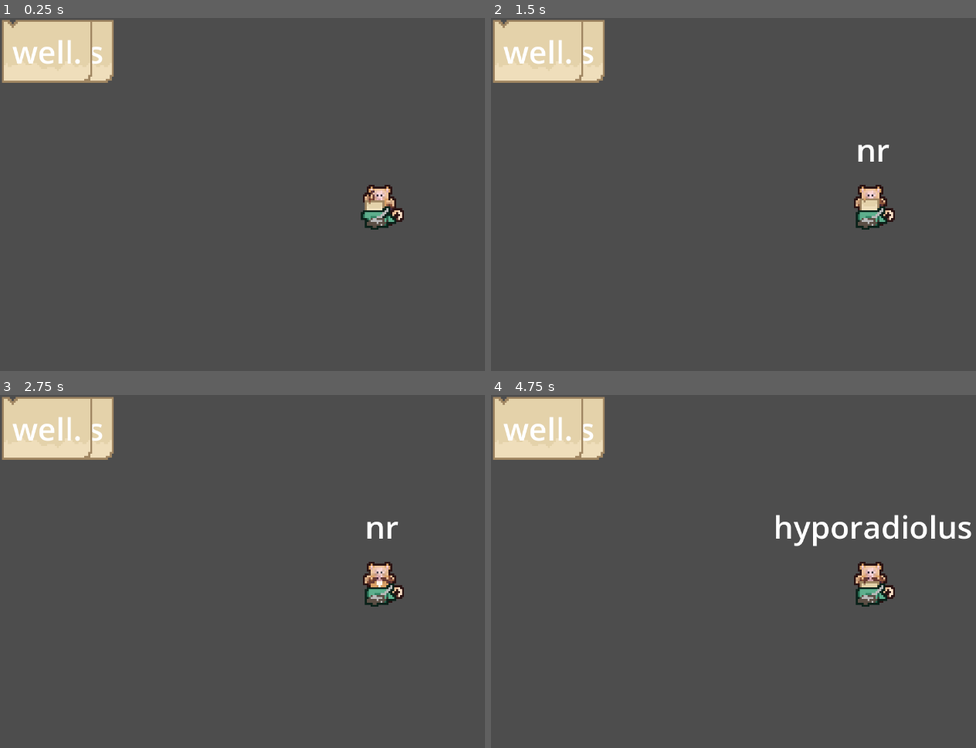
Above: before the commit, frames 1-4 (two rows, left to right).
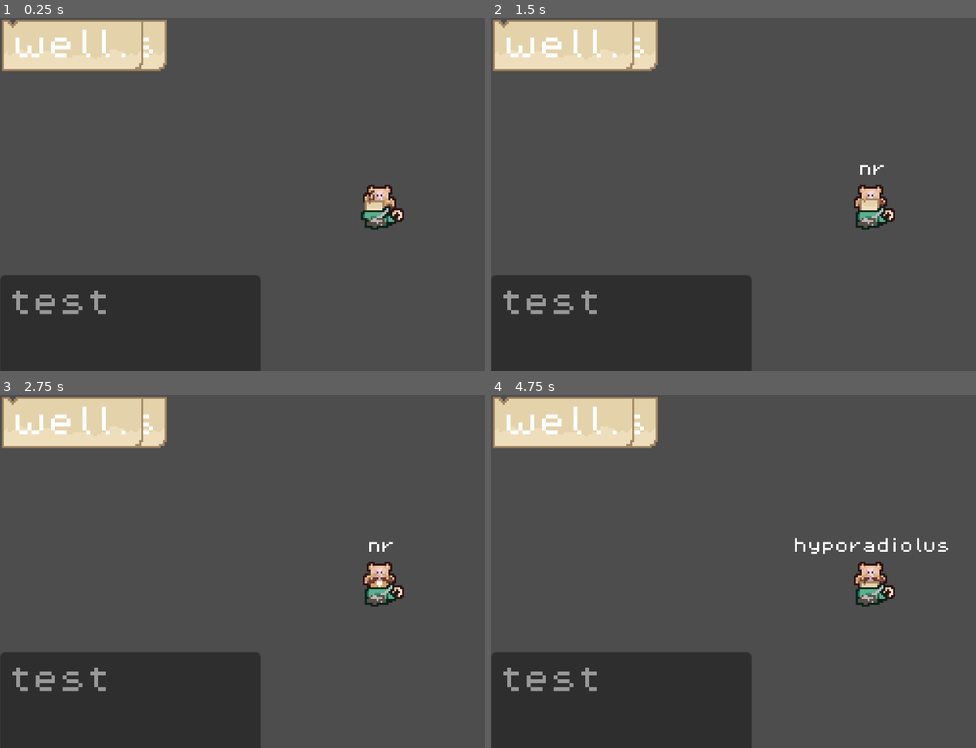
Above: after the commit, the same moments.

Repository: levienk/GMTK-Game-Jam-2024
Game: Godot game, scene res://game.tscn
Same seed, same stepped clock (60 frames per second), same inputs: the game is played once before the commit and once after it.
Inputs (mouse positions are in pixels of both pictures, inside the frame that each line leads up to):
- Up to frame 1 (0.25 s): no input
- Up to frame 2 (1.5 s): move the mouse to (937, 176) at 0.52 s; click (937, 176) at 0.67 s; drag from (675, 212) to (767, 265) at 1.27 s
- Up to frame 3 (2.75 s): move the mouse to (368, 493) at 2.02 s; click (368, 493) at 2.17 s
- Up to frame 4 (4.75 s): tap Enter at 2.75 s; drag from (767, 642) to (612, 518) at 2.77 s; move the mouse to (outside the picture) at 3.52 s; click (outside the picture) at 3.67 s; drag from (612, 518) to (709, 483) at 4.27 s

The runs differ from the first frame. In frame 1, 18% of the frame differs, in the area x 0-54%, y 0-100%; in frame 2, 18%; in frame 3, 18%; in frame 4, 19%, in the area x 0-100%, y 0-100%.

Commit message:
Update font

Diff:
--- a/game.tscn
+++ b/game.tscn
@@ -24,3 +24,9 @@
 [node name="WordCard2" parent="." instance=ExtResource("4_cx0x1")]
 
 [node name="WordCard3" parent="." instance=ExtResource("4_cx0x1")]
+
+[node name="TextEdit" type="TextEdit" parent="."]
+offset_top = 131.0
+offset_right = 133.0
+offset_bottom = 236.0
+placeholder_text = "test"
--- a/monkey.tscn
+++ b/monkey.tscn
@@ -861,10 +861,11 @@
 
 [node name="Label" type="Label" parent="."]
 z_index = 6
-offset_left = -68.0
-offset_top = -56.0
-offset_right = 68.0
-offset_bottom = -33.0
+offset_left = -42.0
+offset_top = -41.0
+offset_right = 41.0
+offset_bottom = -29.0
+theme_override_font_sizes/font_size = 8
 horizontal_alignment = 1
 vertical_alignment = 1
 
--- a/project.godot
+++ b/project.godot
@@ -27,6 +27,10 @@
 
 project/assembly_name="GMTK Game Jam 2024"
 
+[gui]
+
+theme/custom_font="res://assets/fonts/PixelOperator8.ttf"
+
 [rendering]
 
 textures/canvas_textures/default_texture_filter=0
Binary file added: assets/fonts/PixelOperator8-Bold.ttf
Not shown, added: assets/fonts/PixelOperator8-Bold.ttf.import
Binary file added: assets/fonts/PixelOperator8.ttf
Not shown, added: assets/fonts/PixelOperator8.ttf.import
